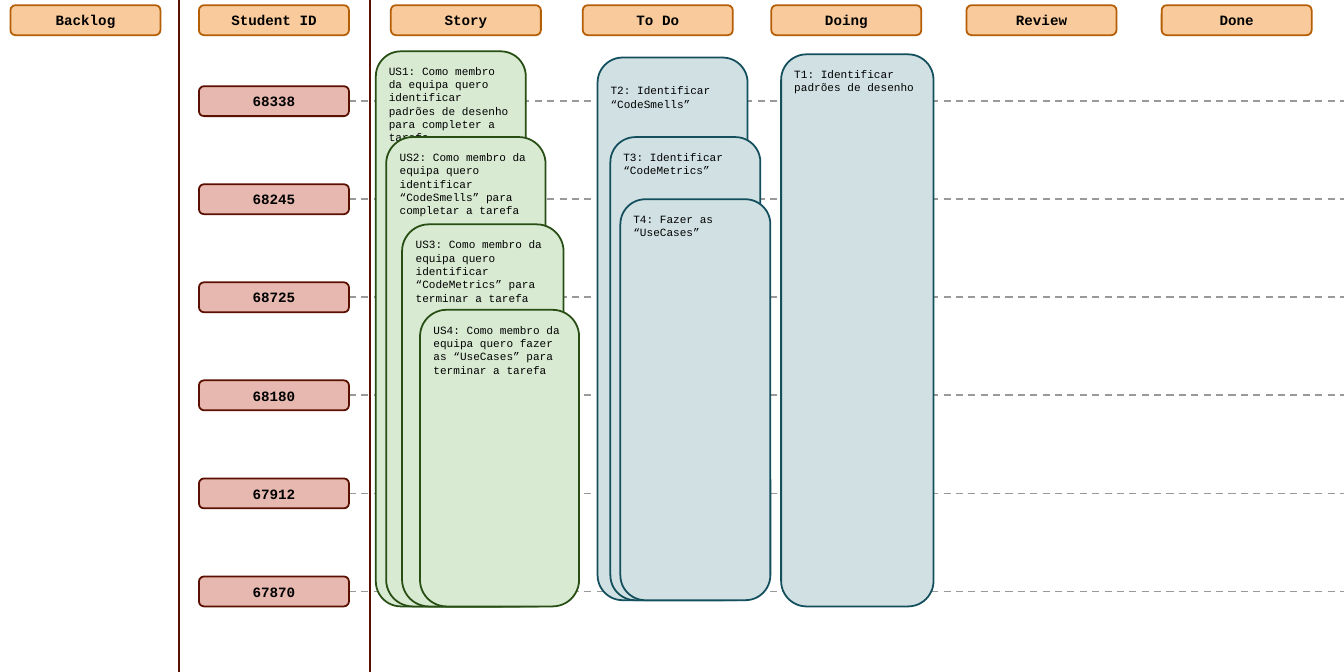
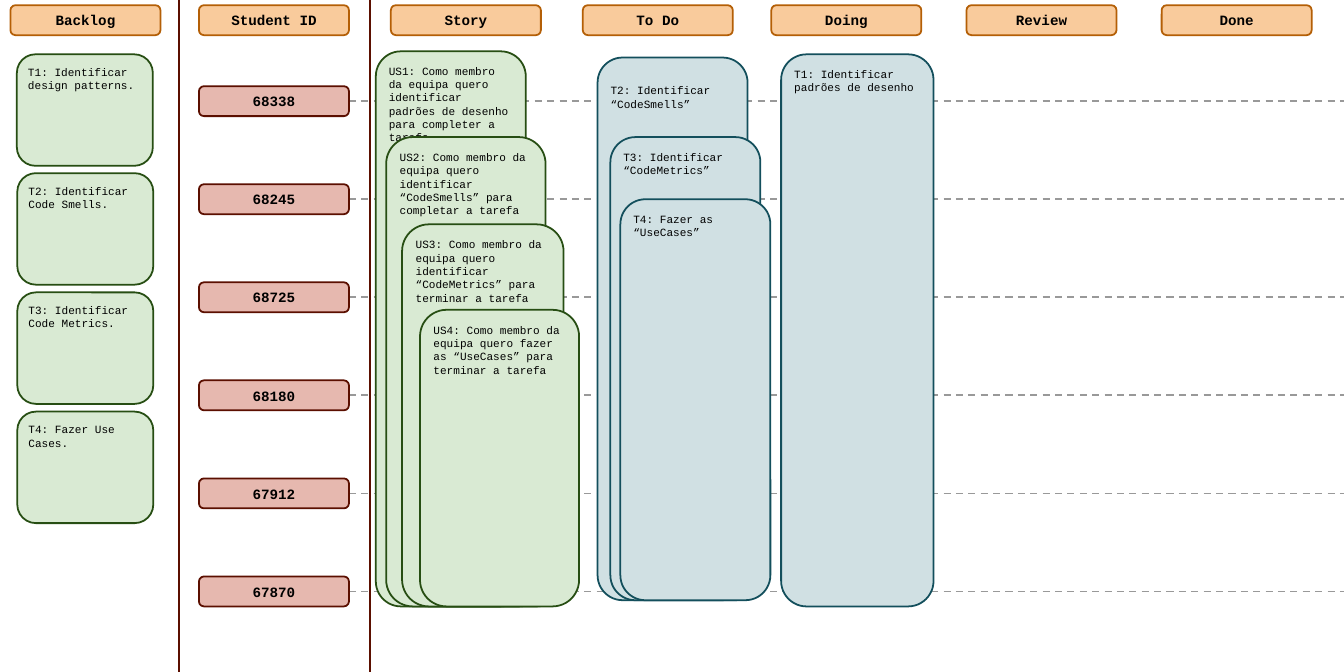
Before and after one commit to ricpote/moddedmindustry, a slide deck: slide 14 of SE202526/Management/Scrum Board.pptx. Drawn at 1344x672 pixels with LibreOffice and Linux fonts; fonts in the diff are those of the drawing. Boxes give left, top, right and bottom in pixels: in the first picture for what was removed or moved away, otherwise in the second. Text is boxed around its words. In the diff, an @@ line names an element or a change of style, - is before the commit and + after.

```diff
--- a/SE202526/Management/Scrum Board.pptx
+++ b/SE202526/Management/Scrum Board.pptx
@@ rounded rectangle added at (x1=17, y1=54, x2=153, y2=166), fill #D9EAD3, outline #274E13 2.25 pt, 14 pt, text #000000 @@
+T1: Identificar design patterns.
@@ rounded rectangle added at (x1=17, y1=173, x2=153, y2=285), fill #D9EAD3, outline #274E13 2.25 pt, 14 pt, text #000000 @@
+T2: Identificar Code Smells.
@@ rounded rectangle added at (x1=17, y1=292, x2=153, y2=404), fill #D9EAD3, outline #274E13 2.25 pt, 14 pt, text #000000 @@
+T3: Identificar Code Metrics.
@@ rounded rectangle added at (x1=17, y1=411, x2=153, y2=523), fill #D9EAD3, outline #274E13 2.25 pt, 14 pt, text #000000 @@
+T4: Fazer Use Cases.
```
Also in this commit, not shown: 3 other files.
